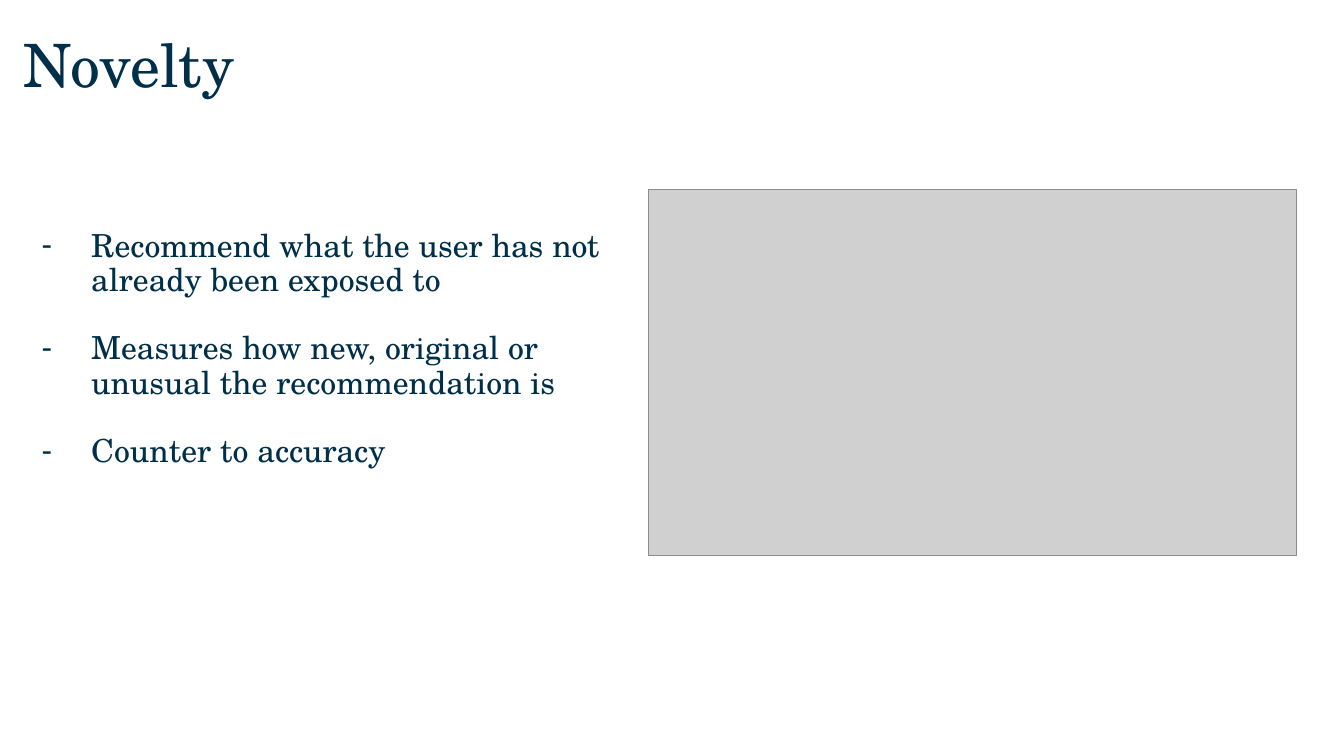
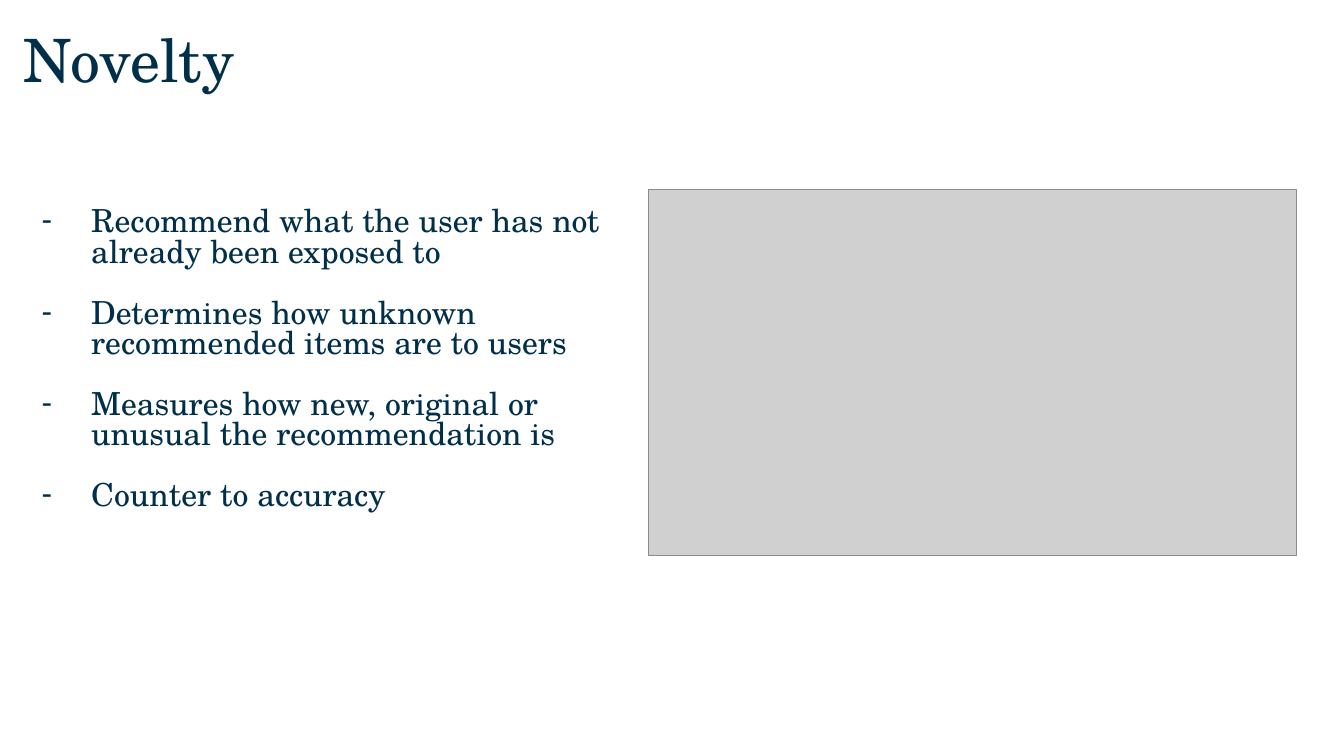
Before and after one commit to zctham/GA_projects, a slide deck: slide 6 of Capstone_Project/presentation/Capstone presentation.pptx (slide 4 before the commit). Drawn at 1344x756 pixels with LibreOffice and Linux fonts; fonts in the diff are those of the drawing; grey boxes stand for pictures; background and template pictures are left out. Boxes give left, top, right and bottom in pixels: in the first picture for what was removed or moved away, otherwise in the second. Text is boxed around its words. In the diff, an @@ line names an element or a change of style, - is before the commit and + after.

```diff
--- a/Capstone_Project/presentation/Capstone presentation.pptx
+++ b/Capstone_Project/presentation/Capstone presentation.pptx
@@ text at (x1=24, y1=38, x2=599, y2=513): line spacing 0.9 to 0.8 @@
@@ text at (x1=91, y1=300, x2=567, y2=355): paragraph added @@
+– Determines how unknown recommended items are to users
```
Also in this commit, not shown: 9 other slides changed, 2 slides added, 1 other file.
